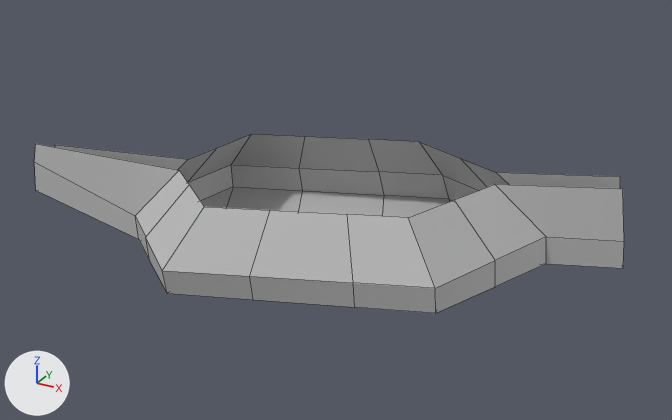
The FBX model Assets/Terrain/terrain_W2A4.fbx, before and after one commit.
Camera for both pictures: a camera (50 mm lens) standing at (196.0, -1185.0, 190.0) and looking at (23.0, -870.0, 33.0). Lighting does not change. The marker at lower left points along +X, +Y and +Z. Mesh edges are drawn as thin lines. Where no turn or scale is listed for an object, it has been applied to the vertices. Vertices at the same position are counted once.

The scene before the commit, as lines of its bpy script (objects in view):
```python
me_mesh = bpy.data.meshes.new('Mesh')
me_mesh.from_pydata(...)  # 70 vertices, 53 faces; spans x -24.0..213.0, y -32.0..112.0, z -35.0..19.0
me_mesh.materials.append(mat_lambert1)  # grey #bcbcbc
# before: 20 (183.0, 66.0, -7.0) at pixel (546, 236), 37 (212.0, 77.0, -7.0) at pixel (624, 241), 50 (162.0, 60.0, 14.0) at pixel (494, 184), 51 (158.0, 73.0, 14.0) at pixel (495, 172), 52 (204.0, 93.0, 14.0) at pixel (620, 176)
# before: 53 (208.0, 80.0, 14.0) at pixel (622, 188)
# before: 38 (-23.0, -4.0, 19.0) at pixel (35, 143), 39 (40.0, 13.0, 13.0) at pixel (179, 170), 40 (-21.0, 5.0, 16.0) at pixel (55, 144), 41 (36.0, 26.0, 13.0) at pixel (188, 159)
ob_w2a4_mesh = bpy.data.objects.new('W2A4_mesh', me_mesh)
ob_w2a4_mesh.location = (-76.8, -910.5, 35.9)
```
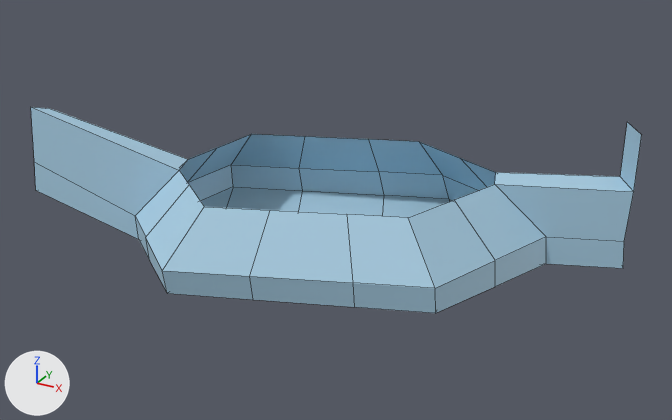
Where the change shows, as pixel boxes [x1, y1, x2, y2] in the pictures (672 x 420 px):
'W2A4_mesh', reshaped (15% taller)
    before: [34, 134, 624, 313]
    after: [31, 107, 641, 313]
part 1 of me_mesh, built on
    before: [495, 184, 624, 241]
    after: [495, 122, 641, 241]
part 2 of me_mesh, built on
    before: [34, 144, 188, 215]
    after: [31, 107, 188, 215]
part 3 of me_mesh, recoloured (grey to blue)
    both: [34, 134, 624, 313]

Diff of the bpy script that builds the scene:
```diff
--- a/Assets/Terrain/terrain_W2A4.fbx.py
+++ b/Assets/Terrain/terrain_W2A4.fbx.py
@@ mat_w2_shade @@
+mat_w2_shade = principled_material('W2_shade')
+mat_w2_shade.base_color = (0.4, 0.625, 0.784)  # blue #aacfe5
@@ me_mesh @@
 # used by ob_w2a4_mesh; location = (-76.8, -910.5, 35.9)
 # verts and faces of me_mesh; kept vertices keep their numbers, new ones are numbered from 70
-me_mesh.from_pydata(...)  # 70 vertices, 53 faces; spans x -24.0..213.0, y -32.0..112.0, z -35.0..19.0
+me_mesh.from_pydata(...)  # 72 vertices, 56 faces; spans x -24.0..213.0, y -32.0..112.0, z -35.0..38.0
+# me_mesh part 1
+delete_vertices([53])  # with the faces that use them
+verts[70] = (213.0, 78.0, 14.0)  # pixel (633, 191)
+verts[71] = (204.0, 93.0, 37.0)  # pixel (627, 121)
+verts[72] = (213.0, 78.0, 38.0)  # pixel (641, 134)
+faces += [(20, 50, 70, 37), (50, 51, 52, 70), (52, 71, 72, 70)]
+# me_mesh part 2
+verts[38] = (-23.0, -4.0, 36.0)  # moved, pixel (30, 106)
+verts[40] = (-21.0, 5.0, 33.0)  # moved, pixel (50, 108)
+faces += [(38, 40, 41, 39)]
+# me_mesh part 3: 52 faces spanning x -24.0..213.0, y -32.0..112.0, z -35.0..36.0 switch from mat_lambert1 (grey #bcbcbc) to mat_w2_shade (blue #aacfe5)
```
